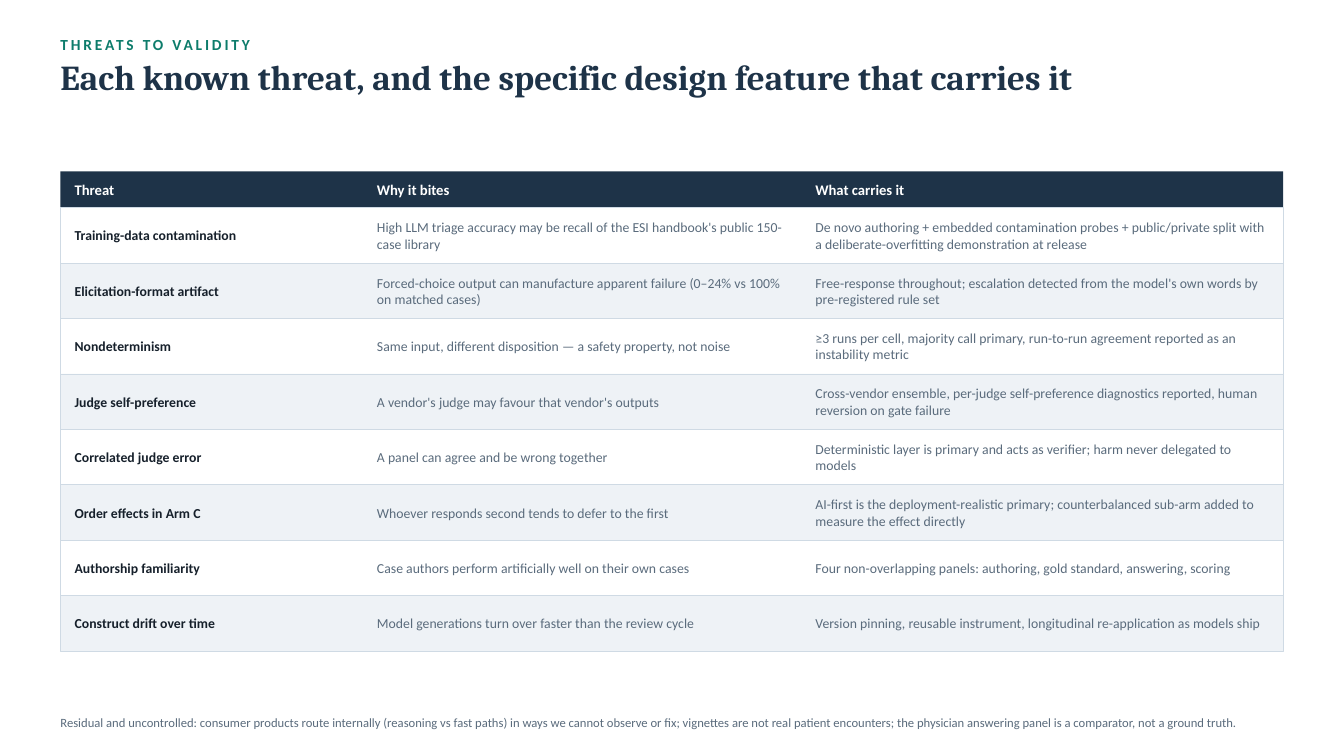
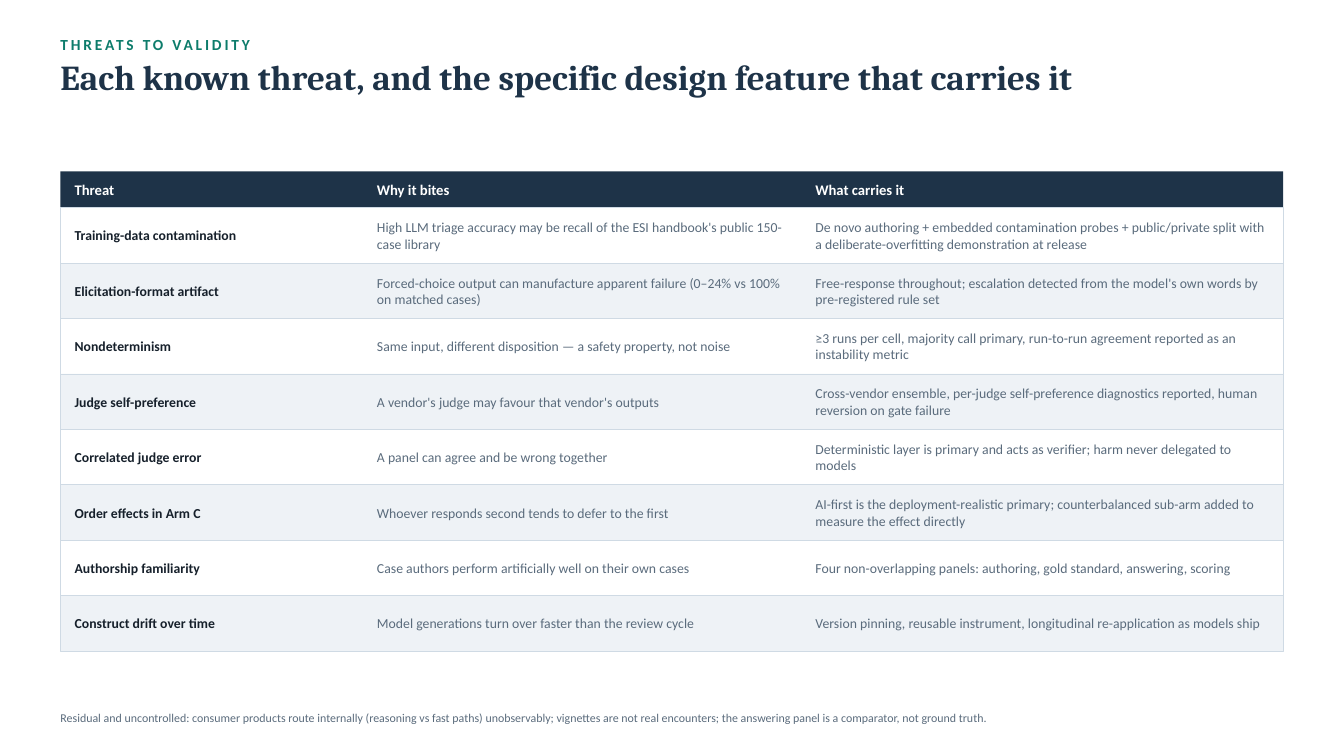
Before and after one commit to SanjaySrivatsa5172/AI-MEDICAL-INFORMATION-STANDARDS-AMIS-, a slide deck: slide 7 of docs/Triage_Benchmark_Technical_Review.pptx. Drawn at 1344x756 pixels with LibreOffice and Linux fonts; fonts in the diff are those of the drawing. Boxes give left, top, right and bottom in pixels: in the first picture for what was removed or moved away, otherwise in the second. Text is boxed around its words. In the diff, an @@ line names an element or a change of style, - is before the commit and + after.

```diff
--- a/docs/Triage_Benchmark_Technical_Review.pptx
+++ b/docs/Triage_Benchmark_Technical_Review.pptx
@@ text at (60,713,987,724): text changed; size 9 to 8.5 pt @@
-Residual and uncontrolled: consumer products route internally (reasoning vs fast paths) in ways we cannot observe or fix; vignettes are not real patient encounters; the physician answering panel is a comparator, not a ground truth.
+Residual and uncontrolled: consumer products route internally (reasoning vs fast paths) unobservably; vignettes are not real encounters; the answering panel is a comparator, not ground truth.
```
Also in this commit, not shown: 8 other slides changed.
